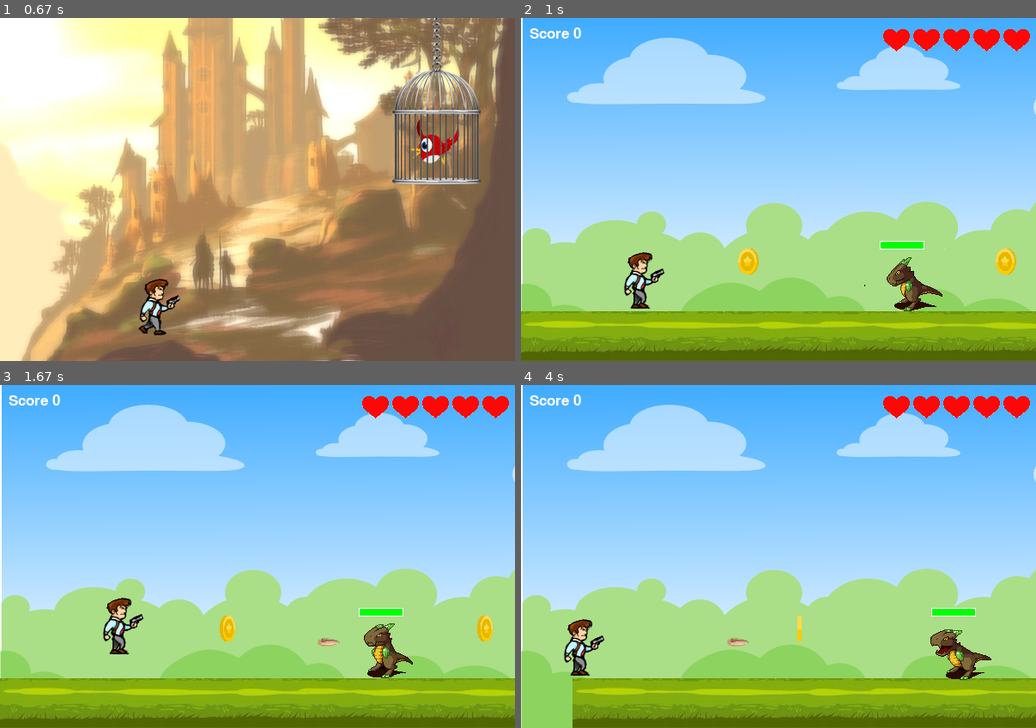
Above: before the commit, frames 1-4 (two rows, left to right).
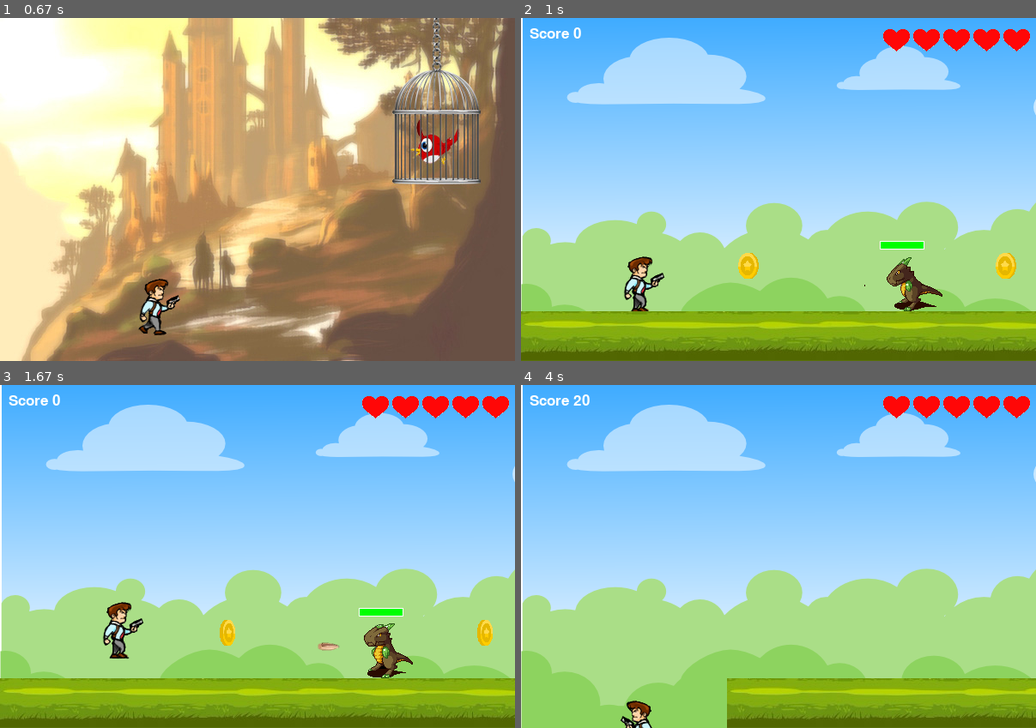
Above: after the commit, the same moments.

Repository: DmShevchuk/Pygame_project
Game: pygame game, started from Main.py
Same seed, same stepped clock (60 frames per second), same inputs: the game is played once before the commit and once after it.
Inputs:
- Up to frame 1 (0.67 s): hold Right from 0.33 s (still down)
- Up to frame 2 (1 s): release Right at 0.8 s; tap Tab at 0.83 s
- Up to frame 3 (1.67 s): hold Space 1.33-1.63 s; hold Up 1.33-1.63 s
- Up to frame 4 (4 s): hold Up 1.67-1.97 s; tap Space at 1.73, 2.07, 2.37, 2.57, 2.87, 3.47, 3.77 s; hold Right 2-2.47 s; hold Left 2.5-3.03 s; hold Left 3.4-3.8 s

Frame 1 is identical in both runs. In frame 2, 1.1% of the frame differs, in the area x 20-97%, y 67-86%; in frame 3, 1.2%; in frame 4, 6.9%, in the area x 8-100%, y 2-100%.

Commit message:
Добавлена заставка game over, герой улетает в пропасть

Diff:
--- a/Main.py
+++ b/Main.py
@@ -195,11 +195,6 @@
                 level.rect.x += x
                 level.rect.y += y
 
-        if not pygame.sprite.spritecollide(self, levels_group, False):
-            for islands in islands_group:
-                if (not pygame.sprite.collide_mask(self, islands) and self.rect.y == start_y) or self.rect.y == start_y:
-                    restart()
-
         if len(monsters_group) > 0 and pygame.sprite.spritecollide(self, monsters_group, False):
             for dragon in monsters_group:
                 if pygame.sprite.collide_mask(self, dragon):
@@ -230,6 +225,7 @@
                     Health_monster(dragon)
 
                     if self.health < 0:
+                        the_end()
                         restart()
 
         if pygame.sprite.spritecollide(self, house_group, False):
@@ -377,7 +373,7 @@
     WHITE = (255, 255, 255)
     # этап №1 прыжок
     hero_traning = Hero_traning(load_image("hero.png"), 6, 1, 100, start_y)
-    level_traning = Level('first')
+    level_traning = Level('first', 0)
     training_sprite = pygame.sprite.Group()
     wizard = pygame.sprite.Sprite()
     wizard_image = load_image("Волшебник.png")
@@ -388,7 +384,7 @@
     dy_traning = 0
     training_sprite.add(level_traning)
     training_sprite.add(wizard)
-    wizard.rect.topleft = 420, start_y - 5
+    wizard.rect.topleft = 420, start_y - 10
     training_sprite.add(wizard)
     font = pygame.font.Font(None, 20)
     text = font.render('Приветствую тебя, странник.', 1, (255, 255, 255))
@@ -496,7 +492,7 @@
     crocodile.image = crocodile_image
     crocodile.rect = crocodile.image.get_rect()
     training_sprite.add(crocodile)
-    crocodile.rect.topleft = 285, start_y + 10
+    crocodile.rect.topleft = 285, start_y + 5
     text = font.render('Молодец!', 1, WHITE)
     text2 = font.render('А тепепрь держи пистолет, он тебе поможет', 1, WHITE)
     text3 = font.render('На твоём пути будут встречаться страшные монстры.', 1, WHITE)
@@ -557,6 +553,19 @@
         pygame.display.flip()
 
 
+def the_end():
+    run = True
+    intro_end = load_image('game_over.jpg')
+    screen.blit(intro_end, (0, 0))
+    pygame.display.flip()
+    while run:
+        for event in pygame.event.get():
+            if event.type == pygame.QUIT:
+                run = False
+            if event.type == pygame.KEYDOWN or event.type == pygame.MOUSEBUTTONDOWN:
+                run = False
+
+
 def training_at_start():
     font = pygame.font.Font(None, 50)
     font1 = pygame.font.Font(None, 25)
@@ -583,7 +592,8 @@
 
 def restart():
     global hero_group, coin_group, islands_group, hero, hero_direction, \
-        levels_group, health_monsters_group, monsters_group
+        levels_group, health_monsters_group, monsters_group, x, y
+    x, y = 0, 0
     for hero in hero_group:
         hero.kill()
 
@@ -681,7 +691,7 @@
 health_image = load_image('health.png', color_key=-1)
 boom_image = load_image('boom.png', color_key=-1)
 info_image = load_image('info.png')
-start_y = level.rect.y - level.rect.height - 15
+start_y = level.rect.y - level.rect.height - 10
 house = House(4200, 70)
 
 level_coords = [0, 2500]
@@ -713,6 +723,7 @@
 intro_image = load_image('intro.png')
 gameover = False
 font_for_intro = pygame.font.Font(None, 50)
+dy = 5
 
 while running:
     if start_screen_show:
@@ -721,9 +732,7 @@
         start_screen_show = False
         hero_group = pygame.sprite.Group()
         coin_group = pygame.sprite.Group()
-
         levels_group = pygame.sprite.Group()
-
         for i in range(len(level_coords)):
             Level('first', level_coords[i])
 
@@ -738,7 +747,6 @@
             Island(island_coords[i][0], island_coords[i][1], island_coords[i][2])
 
         hero = Hero(load_image("hero.png"), 6, 1, 100, start_y)
-
     for event in pygame.event.get():
         if event.type == pygame.QUIT:
             running = False
@@ -775,7 +783,6 @@
                 collide_flag = True
                 if not air:
                     hero.rect.y -= 100
-                dy = 5
 
             if event.key == pygame.K_SPACE:
                 bullets_sound.play()
@@ -805,12 +812,22 @@
         if pygame.sprite.collide_mask(hero, i) and (hero.rect.y + hero.rect.height) - i.rect.y < 9:
             hero_island = True
 
+    # Проверка на пересечения героя и земли
+    hero_level = False
+    for i in levels_group:
+        if pygame.sprite.collide_mask(hero, i) and (hero.rect.y + hero.rect.height) - i.rect.y < 9:
+            hero_level = True
+
     # Если герой в воздухе, то его нужно возвращать на землю
-    if start_y > hero.rect.y and not hero_island:
+    if not hero_level and not hero_island:
         hero.rect.y += dy
         air = True
     else:
         air = False
+    # Если герой за пределами экрана происходит рестарт уровня
+    if hero.rect.y > 420:
+        the_end()
+        restart()
 
     screen.fill(BLACK)
     screen.blit(background_image, (0, 0))
@@ -845,7 +862,7 @@
     # Если пройден уровень
     if gameover:
         screen.blit(intro_image, (0, 0))
-        text = font_for_intro.render('Ваши очки' + ' -' + str(hero.score), 1, (255, 255, 255))
+        text = font_for_intro.render('Ваши очки' + ' - ' + str(hero.score), 1, (255, 255, 255))
         screen.blit(text, (50, 200))
 
     # Обновление групп спрайтов
Binary file added: data/game_over.jpg
